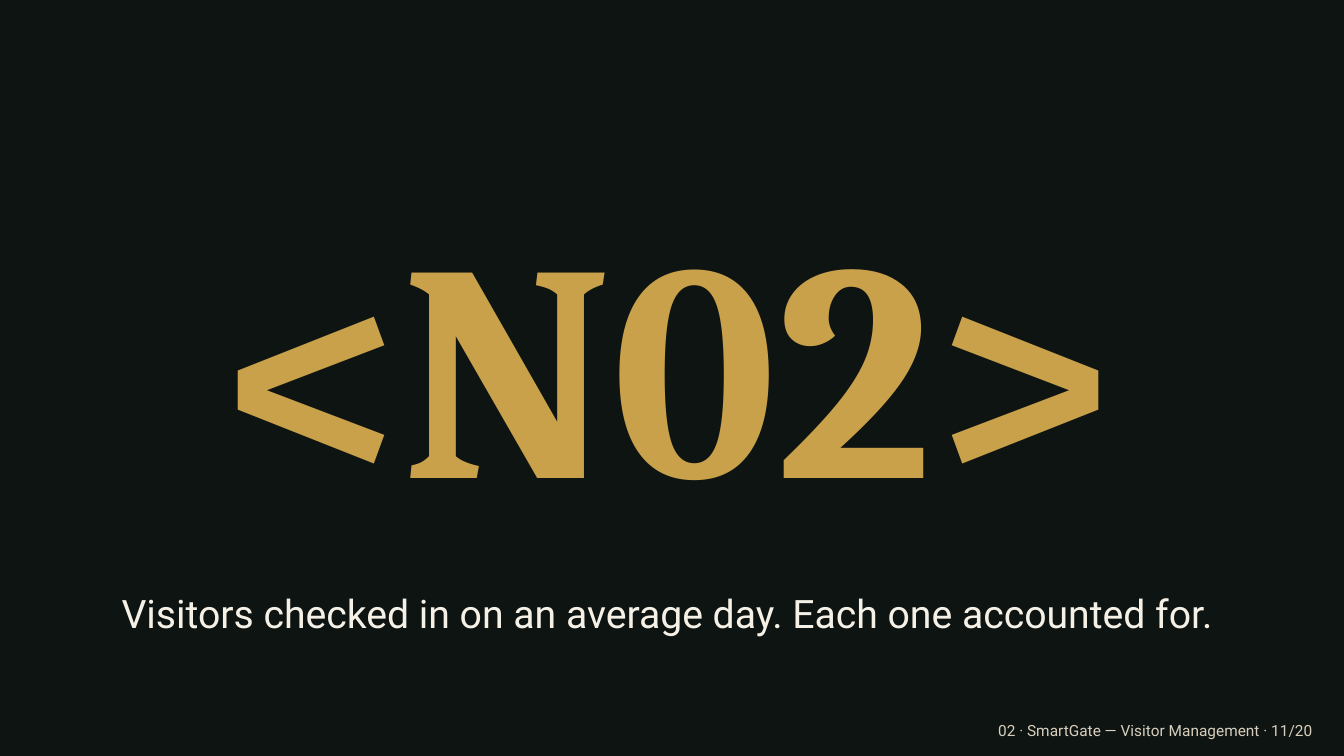
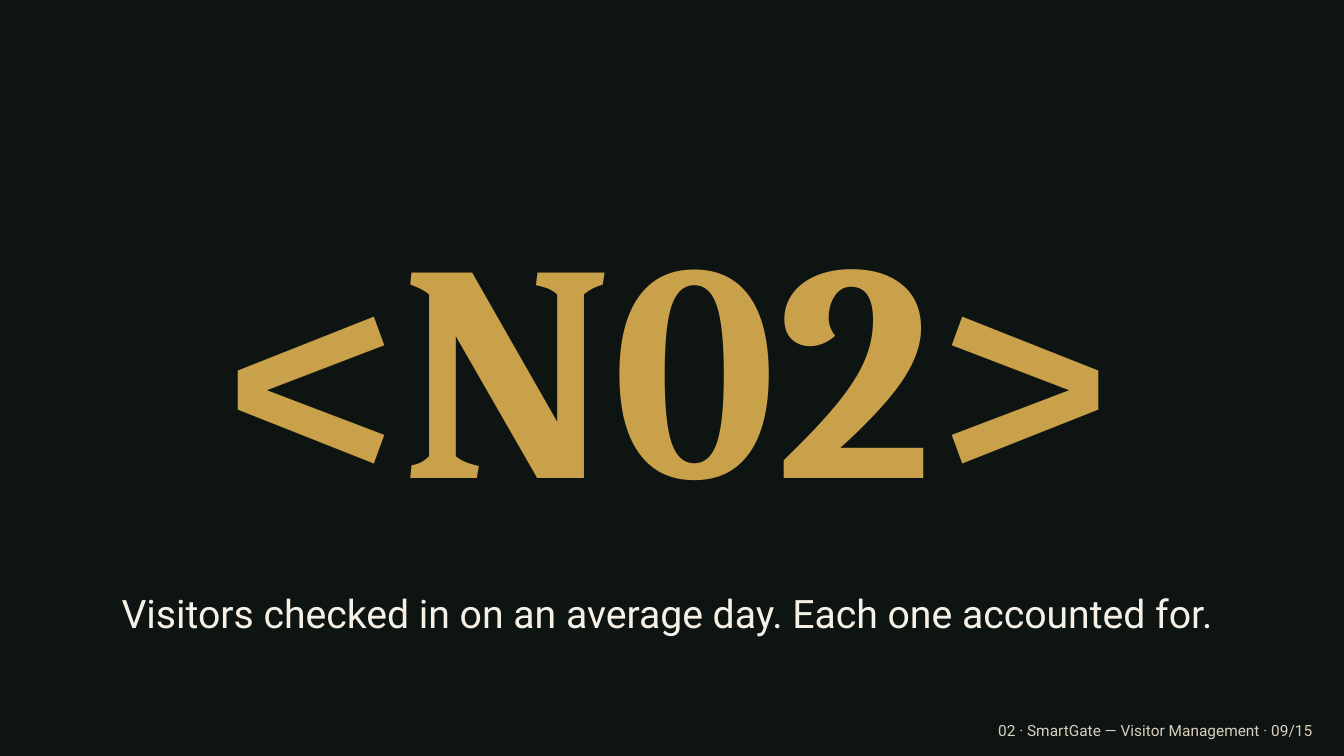
Before and after one commit to ghwmelite-dotcom/OHCS-SmartGate-Staff-Attendance-System, a slide deck: slide 9 of decks/output/02-smartgate-spotlight-v0.pptx (slide 11 before the commit). Drawn at 1344x756 pixels with LibreOffice and Linux fonts; fonts in the diff are those of the drawing; background and template pictures are left out. Boxes give left, top, right and bottom in pixels: in the first picture for what was removed or moved away, otherwise in the second. Text is boxed around its words. In the diff, an @@ line names an element or a change of style, - is before the commit and + after.

```diff
--- a/decks/output/02-smartgate-spotlight-v0.pptx
+++ b/decks/output/02-smartgate-spotlight-v0.pptx
@@ text at [998,725,1312,739]: text changed @@
-02 · SmartGate — Visitor Management · 11/20
+02 · SmartGate — Visitor Management · 09/15
```
Also in this commit, not shown: 11 other slides changed, 5 slides removed, 18 other files.
